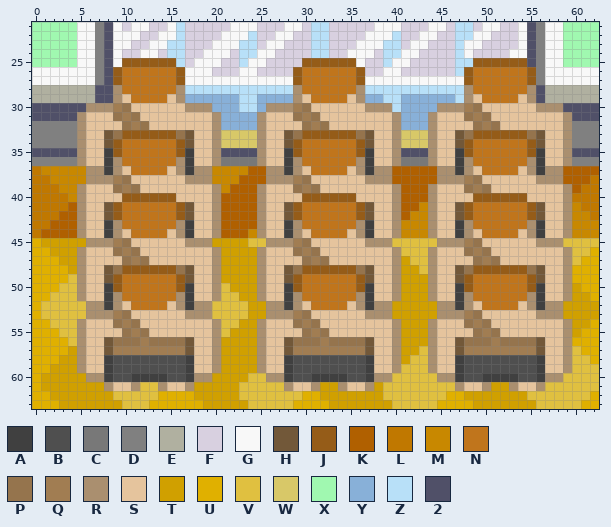
Pixel-art file, stored at Assets/Art/mockup.ase. This is how it looked before the edit.
64x64 pixels, 1 frame. Shown: x 0..62, y 21..63.
Visible layers, top first: "L3 P4", "L3 P3", "L3 P2", "L3 P1", "L2 P4", "L2 P3", "L2 P2", "L2 P1", "L1 P4", "L1 P3", "Start", "L1 P2", "L1 P1", "Comptoir", "Persos", "Sol et décor".
Palette (. is transparent): A #404040  B #4f4f4f  C #787878  D #808080  E #b0b0a0  F #d8d0e0  G #f8f8f8  H #725839  J #955c18  K #b06000  L #c07800  M #c88800  N #c0751c  P #95744d  Q #a17d52  R #aa8f6f  S #e5c49d  T #d0a000  U #e0b000  V #e0c040  W #d8c868  X #a0f8b0  Y #88b0d8  Z #b8e0f8  2 #505068
Pixels before (only the part around the change), first column x 0:
21 XXXXXGGD2GFGGFFGZFFFFFGGGFFFGGFZZFFFFFGGGFFFGGFZZFGGFFG2DGGXXXX
22 XXXXXGGD2GGGFFGGZFFFFGGGZFFGGFFZZFFFFGGGZFFGGFFZZGGFFFG2DGGXXXX
23 XXXXXGGD2GGFFGGZZFFFGGGZZFGGFFFZZFFFGGGZZFGGFFFZGGFFFFG2DGGXXXX
24 XXXXXGGD2GFFGGFZZFFGGGFZZGGFFFFZZFFGGGFZZGGFFFFZGFFFFGG2DGGXXXX
25 XXXXXGGD2GJJJJJJZFGGGFFZGGFFFFJJJJJJGFFZGGFFFFFZZJJJJJJ2DGGXXXX
26 GGGGGGGD2JNNNNNNJGGGFFFGGFFFFJNNNNNNJFFGGFFFFFFZJNNNNNNJDGGGGGG
27 GGGGGGGD2JNNNNNNJGGGGGGGGGGGGJNNNNNNJGGGGGGGGGGGJNNNNNNJDGGGGGG
28 EEEEEEE22RNNNNNNRZZZZZZZZZZZZRNNNNNNRZZZZZZZZZZZRNNNNNNR2EEEEEE
29 EEEEEEE22RSNNNNSRYYYYYYZZYYYYRSNNNNSRYYZZYYYYYYZRSNNNNSR2EEEEEE
30 222222RRRQPSSSSSSRRRYYYZZYRRRQPSSSSSSRRRZYYYYRRRQPSSSSSSRRR2222
31 22222RSSSPQPSSSSSSSSRYYYYRSSSPQPSSSSSSSSRYYYRSSSPQPSSSSSSSSR222
32 DDDDDRSSSSPQPSSSSSSSRYYYYRSSSSPQPSSSSSSSRYYYRSSSSPQPSSSSSSSRDDD
33 DDDDDRSSHPJJJJJJPHSSRWWWWRSSHPJJJJJJPHSSRWWWRSSHPJJJJJJPHSSRDDD
34 DDDDDRSSHJNNNNNNJHSSRWWWWRSSHJNNNNNNJHSSRWWWRSSHJNNNNNNJHSSRDDD
35 22222RSSAJNNNNNNJASSR2222RSSAJNNNNNNJASSR222RSSAJNNNNNNJASSR222
36 DDDDDRSSARNNNNNNRASSRCCCCRSSARNNNNNNRASSRCCCRSSARNNNNNNRASSRDDD
37 LMMMMMRRARSNNNNSRARRMMMMKKRRARSNNNNSRARRKKKKKRRARSNNNNSRARRKKKK
38 LLMMMMRRRQPSSSSSSRRRMMMKKKRRRQPSSSSSSRRRKKKKKRRRQPSSSSSSRRRKKKL
39 LLLMMRSSSPQPSSSSSSSSRMKKKRSSSPQPSSSSSSSSRKKKRSSSPQPSSSSSSSSRKLL
40 LLLLMRSSSSJJJJJJSSSSRKKKKRSSSSJJJJJJSSSSRKKKRSSSSJJJJJJSSSSRLLL
41 LLLLKRSSHJNNNNNNJHSSRKKKKRSSHJNNNNNNJHSSRKKMRSSHJNNNNNNJHSSRMLL
42 LLLKKRSSHJNNNNNNJHSSRKKKKRSSHJNNNNNNJHSSRKMMRSSHJNNNNNNJHSSRMML
43 LLKKKRSSARNNNNNNRASSRKKKKRSSARNNNNNNRASSRMMMRSSARNNNNNNRASSRMMM
44 LKKKKRSSARSNNNNSRASSRKKKMRSSARSNNNNSRASSRMMMRSSARSNNNNSRASSRMMM
45 UTTTTTRRRQPSSSSSSRRRTTTTVVRRRQPSSSSSSRRRVVVVVRRRQPSSSSSSRRRVVVV
46 UUTTTRSSSPQPSSSSSSSSRTTTTRSSSPQPSSSSSSSSRVVVRSSSPQPSSSSSSSSRVVU
47 UUUTTRSSSSPQPSSSSSSSRTTTTRSSSSPQPSSSSSSSRTVVRSSSSPQPSSSSSSSRVUU
48 UUUUTRSSHPJJJJJJPHSSRTTTTRSSHPJJJJJJPHSSRTTVRSSHPJJJJJJPHSSRUUU
49 UUUUVRSSHJNNNNNNJHSSRTTTTRSSHJNNNNNNJHSSRTTTRSSHJNNNNNNJHSSRUUU
50 UUUVVRSSAJNNNNNNJASSRVTTTRSSAJNNNNNNJASSRTTTRSSAJNNNNNNJASSRTUU
51 UUVVVRSSARNNNNNNRASSRVVTTRSSARNNNNNNRASSRTTTRSSARNNNNNNRASSRTTU
52 UVVVVVRRARSNNNNSRARRVVVVTTRRARSNNNNSRARRTTTTTRRARSNNNNSRARRTTTT
53 UVVVVVRRRQPSSSSSSRRRVVVVTTRRRQPSSSSSSRRRTTTTTRRRQPSSSSSSRRRTTTT
54 UUVVVRSSSPQPSSSSSSSSRVVTTRSSSPQPSSSSSSSSRTTTRSSSPQPSSSSSSSSRTTU
55 UUUVVRSSSSPQPSSSSSSSRVTTTRSSSSPQPSSSSSSSRTTTRSSSSPQPSSSSSSSRTUU
56 UUUUVRSSHPPPQPPPPHSSRTTTTRSSHPPPQPPPPHSSRTTTRSSHPPPQPPPPHSSRUUU
57 UUUUTRSSHQQQQQQQQHSSRTTTTRSSHQQQQQQQQHSSRTTVRSSHQQQQQQQQHSSRVUU
58 UUUTTRSSABBBBBBBBASSRTTTTRSSABBBBBBBBASSRTVVRSSABBBBBBBBASSRVVU
59 UUTTTRSSABBBBBBBBASSRTTTTRSSABBBBBBBBASSRVVVRSSABBBBBBBBASSRVVV
60 UTTTTTRRABBAAAABBARRTTTTVVRRABBAAAABBARRVVVVVRRABBAAAABBARRVVVV
61 UTTTTTTTRSSRVVRSSRTTTTTVVVVVRSSRTTRSSRTVVVVVVVVRSSRTTRSSRVVVVVV
62 UUTTTTTTTVVVVVUUUUTTTTTVVVVVVVUUTTTTTTTVVVVVVVUUTTTTTTTVVVVVVVU
63 UUUTTTTTTTVVVUUUUUUTTTTTVVVVVUUUUTTTTTTTVVVVVUUUUTTTTTTTVVVVVUU
After the commit:
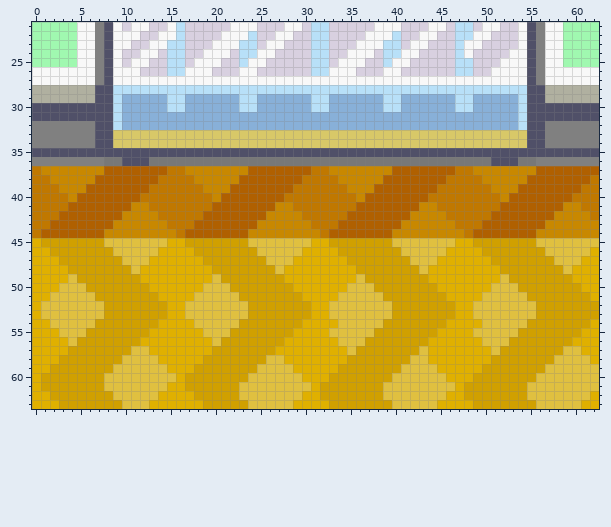
Changes in this commit:
layer "L1 P1" now hidden
layer "L1 P2" now hidden
layer "L1 P3" now hidden
layer "L1 P4" now hidden
layer "L2 P1" now hidden
layer "L2 P2" now hidden
layer "L2 P3" now hidden
layer "L2 P4" now hidden
layer "L3 P1" now hidden
layer "L3 P2" now hidden
layer "L3 P3" now hidden
layer "L3 P4" now hidden
Changed rows in their new state; - is an unchanged pixel.
first column x 5:
25 -----FGGFFZ--------------FZZFGG-------------FFFGGG-----
26 ----GGGFFFZZ------------FFZZGGGF-----------ZFFGGGG2----
27 ----GGGGGGGG------------GGGGGGGG-----------GGGGGGG2----
28 ----ZZZZZZZZ------------ZZZZZZZZ-----------ZZZZZZZ2----
29 ----ZYYYYYZZ------------YYZZYYYY-----------ZYYYYYZ2----
30 -222ZYYYYYZZYYY------YYYYYZZYYYYYYZ-----YYZZYYYYYZ2222-
31 2222ZYYYYYYYYYYY----YYYYYYYYYYYYYYYY---YYYYYYYYYYZ22222
32 DD22ZYYYYYYYYYYY----YYYYYYYYYYYYYYYY---YYYYYYYYYYZ22DDD
33 DD22WWWWWWWWWWWW----WWWWWWWWWWWWWWWW---WWWWWWWWWWW22DDD
34 DD22WWWWWWWWWWWW----WWWWWWWWWWWWWWWW---WWWWWWWWWWW22DDD
35 2222222222222222----2222222222222222---2222222222222222
36 DDDCC222CCCCCCCC----CCCCCCCCCCCCCCCC---CCCCCCC222CCDDDD
37 -MMKKKKKKKLLMMM------KKKKKLLMMMMMMM-----KKLLMMMMMMMKKK-
38 -MKKKKKKKLLLLMM------KKKKLLLLMMMMMK-----KLLLLMMMMMKKKK-
39 MKKKKKKKLLLLLLMM----KKKKLLLLLLMMMKKK---KLLLLLLMMMKKKKKK
40 KKKKKKKLLLLLLLLM----KKKLLLLLLLLMKKKK---LLLLLLLLMKKKKKKK
41 KKKKKKMMLLLLLLLK----KKMMLLLLLLLKKKKK---MLLLLLLLKKKKKKKM
42 KKKKKMMMMLLLLLKK----KMMMMLLLLLKKKKKK---MMLLLLLKKKKKKKMM
43 KKKKMMMMMMLLLKKK----MMMMMMLLLKKKKKKK---MMMLLLKKKKKKKMMM
44 KKKMMMMMMMMLKKKK----MMMMMMMLKKKKKKKM---MMMMLKKKKKKKMMMM
45 -TTVVVVVVVUUTTT------VVVVVUUTTTTTTT-----VVUUTTTTTTTVVV-
46 TTTTVVVVVUUUUTTT----VVVVVUUUUTTTTTTT---VVUUUUTTTTTTTVVV
47 TTTTTVVVUUUUUUTT----TVVVUUUUUUTTTTTT---VUUUUUUTTTTTTTVV
48 TTTTTTVUUUUUUUUT----TTVUUUUUUUUTTTTT---UUUUUUUUTTTTTTTV
49 TTTTTTTUUUUUUUUV----TTTUUUUUUUUVTTTT---UUUUUUUUVTTTTTTT
50 VTTTTTTTUUUUUUVV----TTTTUUUUUUVVVTTT---TUUUUUUVVVTTTTTT
51 VVTTTTTTTUUUUVVV----TTTTTUUUUVVVVVTT---TTUUUUVVVVVTTTTT
52 -VVTTTTTTTUUVVV------TTTTTUUVVVVVVV-----TTUUVVVVVVVTTT-
53 -VVTTTTTTTUUVVV------TTTTTUUVVVVVVV-----TTUUVVVVVVVTTT-
54 VVTTTTTTTUUUUVVV----TTTTTUUUUVVVVVTT---TTUUUUVVVVVTTTTT
55 VTTTTTTTUUUUUUVV----TTTTUUUUVVVVVTTT---TUUUUVVVVVTTTTTT
56 TTTTTTTUUUUUUUUV----TTTUUUUUUVVVTTTT---UUUUUUVVVTTTTTTT
57 TTTTTTVVUUUUUUUT----TTUUUUUUUUVTTTTT---UUUUUUUVTTTTTTTV
58 TTTTTVVVVUUUUUTT----TVVUUUUUUUTTTTTT---UUUUUUUTTTTTTTVV
59 TTTTVVVVVVUUUTTT----VVVVUUUUUTTTTTTT---VUUUUUTTTTTTTVVV
60 -TTVVVVVVVVUTTT------VVVVUUUTTTTTTT-----VUUUTTTTTTTVVV-
61 ---VVVV--VUUT----------VVVU--TTTT---------UTTT--TTVV---
Changed places in both pictures, as pixel boxes (x1, y1, x2, y2):
changed: (77, 58, 221, 391)
changed: (257, 58, 572, 391)
